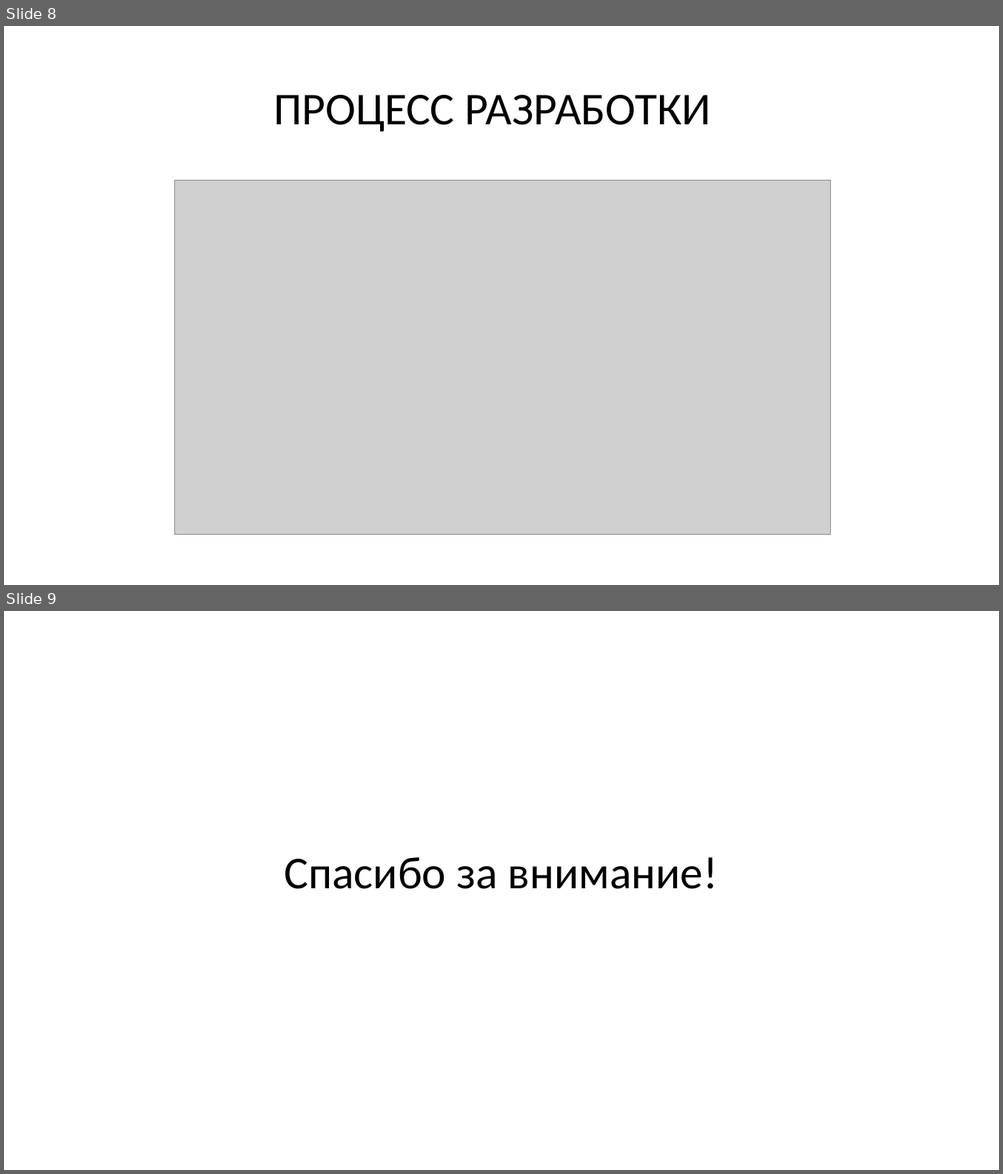
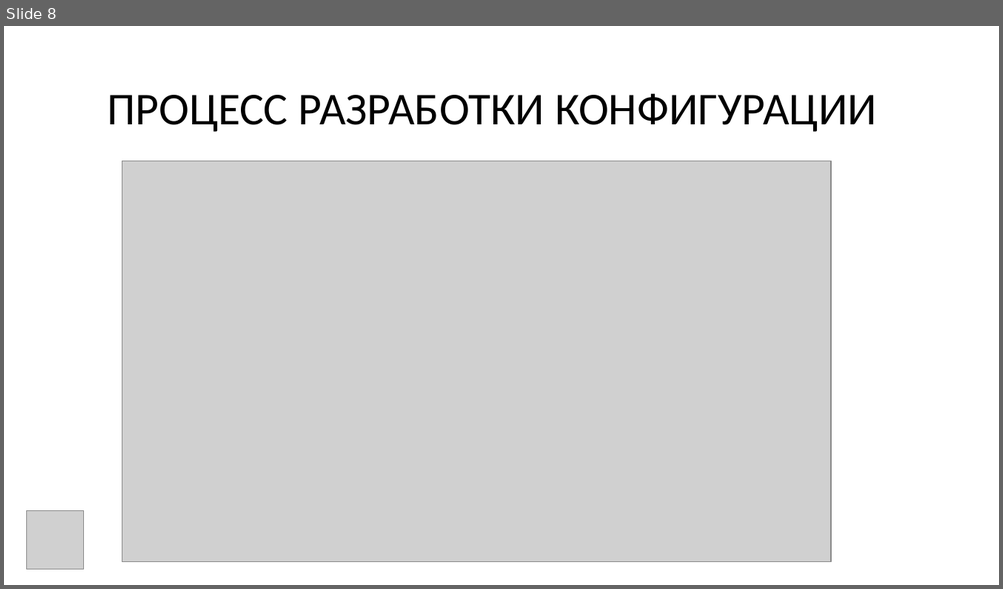
Before and after one commit to joyzen0/VKR, a slide deck: ВКР/Ерохин_ВКР.pptx. Shown one above the other, each under a label of ours: slides 8 and 9 before the commit, slide 8 after it. The pictures are 1003x1174 and 1003x589 pixels, drawn with LibreOffice and Linux fonts; fonts in the diff are those of the drawing; grey boxes stand for pictures. Boxes give left, top, right and bottom in pixels: in the first picture for what was removed or moved away, otherwise in the second. Text is boxed around its words. In the diff, an @@ line names an element or a change of style, - is before the commit and + after.

```diff
--- a/ВКР/Ерохин_ВКР.pptx
+++ b/ВКР/Ерохин_ВКР.pptx
@@ slide 9 removed at [4, 611, 999, 1170], background #FFFFFF @@
@@ title removed at [284, 857, 718, 889] @@
-Спасибо за внимание!
@@ slide 8 changed as well @@
@@ title at [108, 93, 876, 132]: text changed @@
-ПРОЦЕСС РАЗРАБОТКИ
+ПРОЦЕСС РАЗРАБОТКИ КОНФИГУРАЦИИ
@@ picture: place and size @@
-picture at [175, 181, 831, 536]
+picture at [122, 161, 831, 562]
@@ picture added at [26, 511, 84, 570] @@
```
Also in this commit, not shown: 6 other slides changed, 4 slides added, 1 other slide removed, 3 other files.
